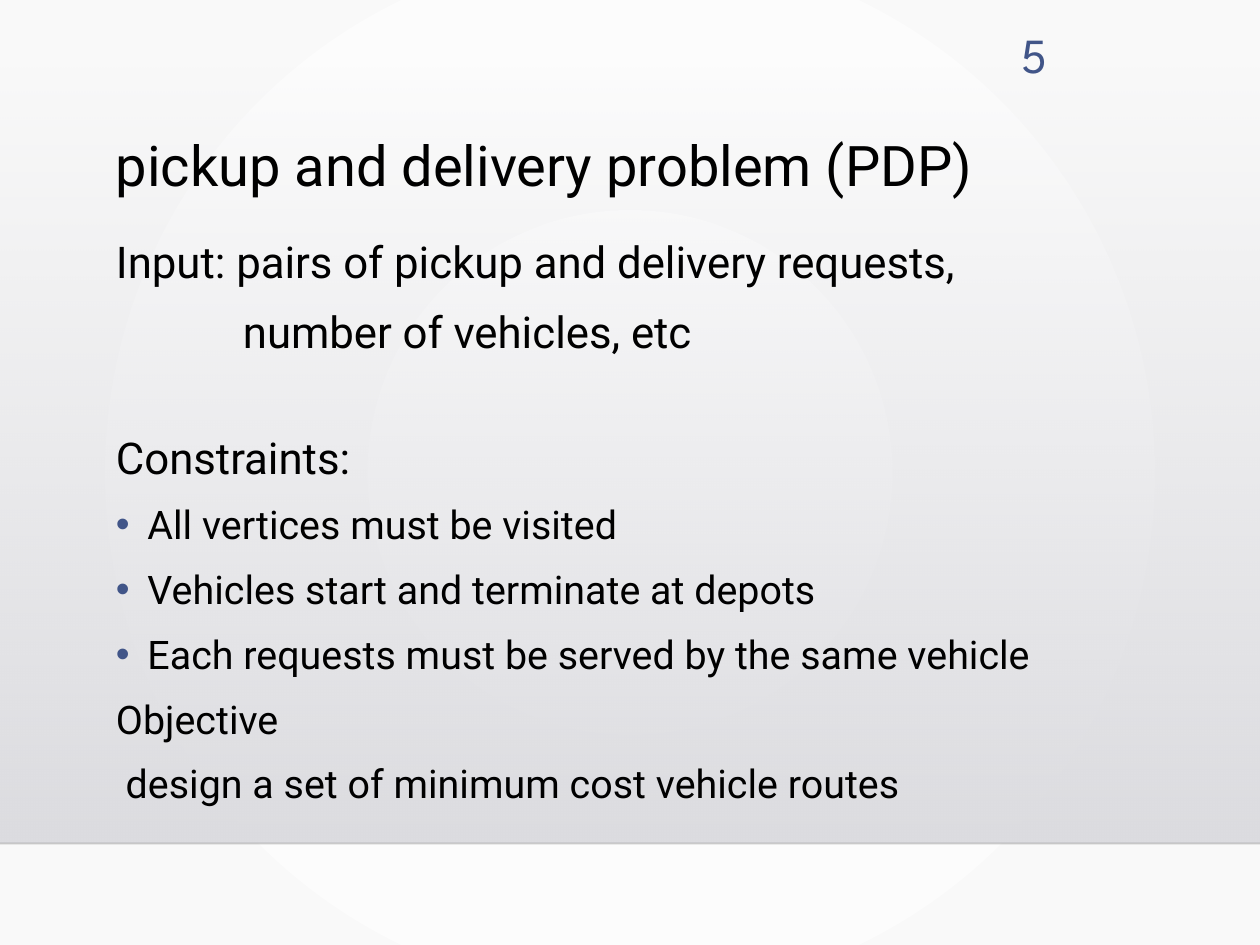
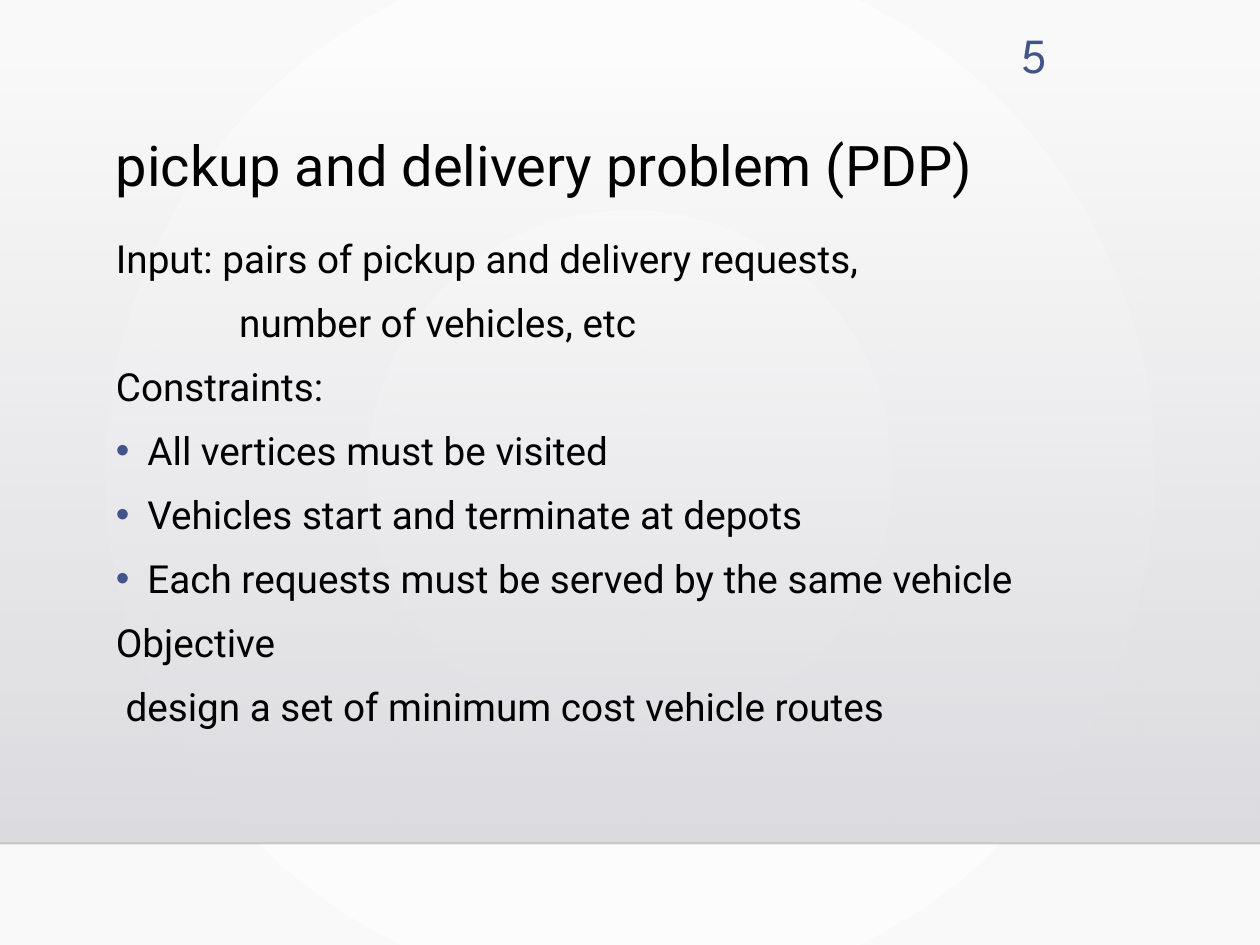
Before and after one commit to kotaro400/DARP, a slide deck: slide 5 of 中間発表_M1.pptx. Drawn at 1260x945 pixels with LibreOffice and Linux fonts; fonts in the diff are those of the drawing; background and template pictures are left out. Boxes give left, top, right and bottom in pixels: in the first picture for what was removed or moved away, otherwise in the second. Text is boxed around its words. In the diff, an @@ line names an element or a change of style, - is before the commit and + after.

```diff
--- a/中間発表_M1.pptx
+++ b/中間発表_M1.pptx
@@ text "Input: pairs of pickup and ..." at [116, 243, 1013, 729]: size 25 to 22.1 pt in "Input: pairs of pickup and delivery requests,", "number of vehicles, etc", "Constraints:"; size 22.5 to 22.1 pt in "All vertices must be visited", "Vehicles start and terminate at depots", "Each requests must be served by the ...", "Objective" and 1 more places @@
```
Also in this commit, not shown: 1 other slide changed, 6 other files.
